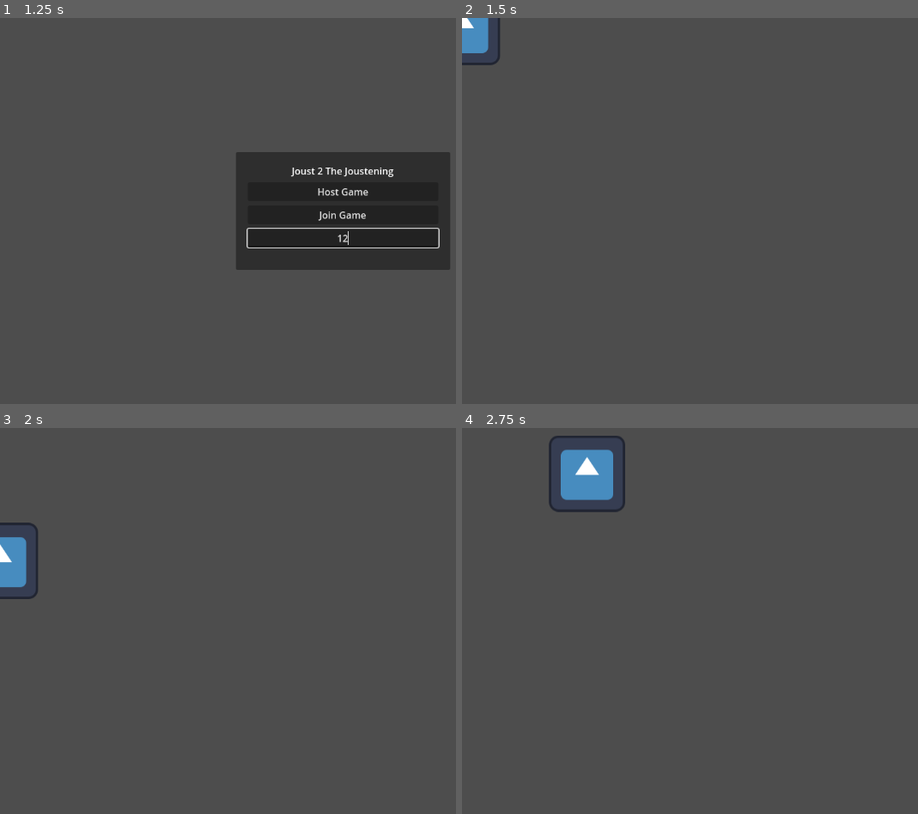
Above: before the commit, frames 1-4 (two rows, left to right).
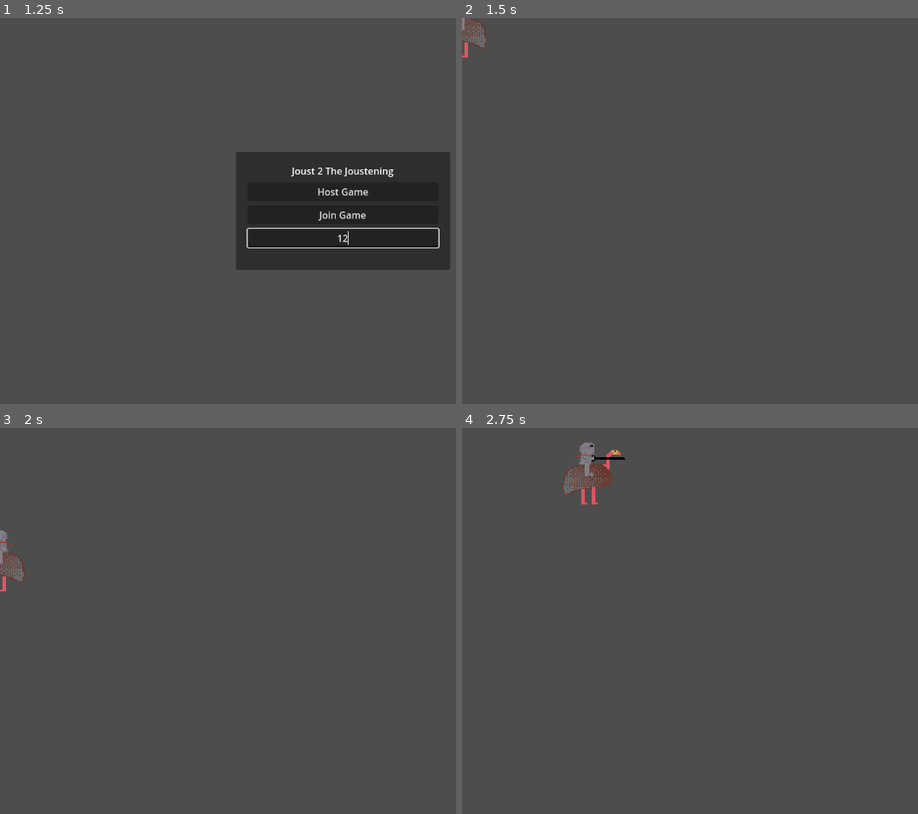
Above: after the commit, the same moments.

Repository: MisuseofMana/joust2-the-joustening
Game: Godot game, scene res://world.tscn
Two runs of this game, one before a commit and one after it. Both use one fixed random seed, a clock stepped at 60 frames per second and the inputs below. The engine's default icon, where the game draws it, is replaced by a stand-in: a white triangle on a blue panel in a dark square.
Inputs (mouse positions are in pixels of both pictures, inside the frame that each line leads up to):
- Up to frame 1 (1.25 s): click (342, 238) at 0.52 s; type "12" at 0.6 s
- Up to frame 2 (1.5 s): click "Host Game" at 1.25 s
- Up to frame 3 (2 s): no input
- Up to frame 4 (2.75 s): tap Enter (ui_accept) at 2, 2.27 s; hold Right (ui_right) from 2.03 s (still down)

Frame 1 is identical in both runs. In frame 2, 0.7% of the frame differs, in the area x 0-9%, y 0-13%; in frame 3, 1.0%; in frame 4, 2.1%, in the area x 19-36%, y 2-22%.

Commit message:
Sprite and left/right enabled

Diff:
--- a/actors/player.gd
+++ b/actors/player.gd
@@ -1,6 +1,8 @@
 extends CharacterBody2D
 class_name Player
-
+@onready var sprite_2d: Sprite2D = $Sprite2D
+var left =  preload("res://Asset/Lance1.png")
+var right = preload("res://Asset/Lance2.png")
 const SPEED = 300.0
 const JUMP_VELOCITY = -400.0
 
@@ -30,9 +32,19 @@
 	else:
 		velocity.x = move_toward(velocity.x, 0, SPEED)
 
+	if Input.is_action_pressed("ui_left"):
+		sprite_2d.texture = left
+	elif Input.is_action_pressed("ui_right"):
+		sprite_2d.texture = right
+
 	move_and_slide()
 
 
+func _input(event: InputEvent) -> void:
+	if event.as_text() == "Left":
+		sprite_2d.texture = left
+	elif event.as_text() == "Right":
+		sprite_2d.texture = preload("res://Asset/Lance2.png")
 
 
 func _on_east_collision_area_entered(area: Area2D) -> void:
--- a/actors/player.tscn
+++ b/actors/player.tscn
@@ -1,18 +1,7 @@
-[gd_scene load_steps=7 format=3 uid="uid://dwoorjevexiew"]
+[gd_scene load_steps=6 format=3 uid="uid://dwoorjevexiew"]
 
 [ext_resource type="Script" path="res://actors/player.gd" id="1_5enr7"]
-[ext_resource type="Texture2D" uid="uid://dmughp6ey3i7" path="res://icon.svg" id="1_53rl8"]
-
-[sub_resource type="SpriteFrames" id="SpriteFrames_kmxv4"]
-animations = [{
-"frames": [{
-"duration": 1.0,
-"texture": ExtResource("1_53rl8")
-}],
-"loop": true,
-"name": &"default",
-"speed": 5.0
-}]
+[ext_resource type="Texture2D" uid="uid://dd4ypprbp25l4" path="res://Asset/Lance1.png" id="2_oo2bq"]
 
 [sub_resource type="CapsuleShape2D" id="CapsuleShape2D_ifugb"]
 radius = 60.0
@@ -22,17 +11,17 @@
 a = Vector2(-2, -83)
 
 [sub_resource type="SegmentShape2D" id="SegmentShape2D_nxi6y"]
-a = Vector2(61, -48)
-b = Vector2(62, 44)
+a = Vector2(41, -50)
+b = Vector2(44, 54)
 
 [node name="CharacterBody2D" type="CharacterBody2D"]
 script = ExtResource("1_5enr7")
 
-[node name="Sprite2D" type="AnimatedSprite2D" parent="."]
-sprite_frames = SubResource("SpriteFrames_kmxv4")
+[node name="Sprite2D" type="Sprite2D" parent="."]
+scale = Vector2(2, 1.6)
+texture = ExtResource("2_oo2bq")
 
 [node name="CollisionShape2D" type="CollisionShape2D" parent="."]
-visible = false
 shape = SubResource("CapsuleShape2D_ifugb")
 
 [node name="EastCollision" type="Area2D" parent="."]
@@ -44,6 +33,7 @@
 [node name="WestCollision" type="Area2D" parent="."]
 
 [node name="CollisionShape2D" type="CollisionShape2D" parent="WestCollision"]
+scale = Vector2(0.996001, 1)
 shape = SubResource("SegmentShape2D_nxi6y")
 
 [connection signal="area_entered" from="EastCollision" to="." method="_on_east_collision_area_entered"]
--- a/project.godot
+++ b/project.godot
@@ -19,3 +19,7 @@
 
 window/size/initial_position_type=2
 window/size/initial_position=Vector2i(500, 0)
+
+[rendering]
+
+textures/canvas_textures/default_texture_filter=3
Binary file added: Asset/BiggerLanceAlot.png
Not shown, added: Asset/BiggerLanceAlot.png.import
Binary file added: Asset/Lance.gif
Binary file added: Asset/Lance1.png
Not shown, added: Asset/Lance1.png.import
Binary file added: Asset/Lance2.png
Not shown, added: Asset/Lance2.png.import
